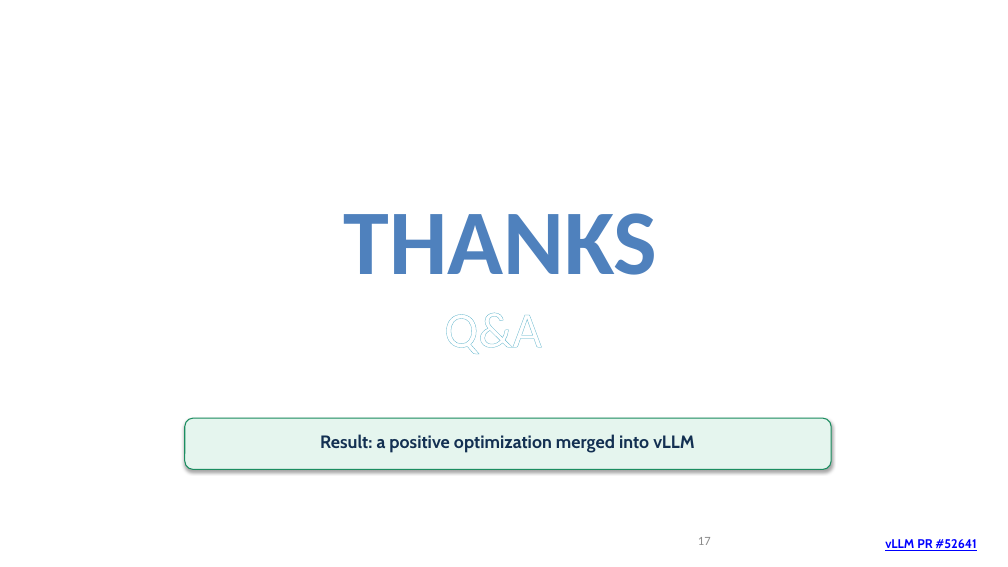
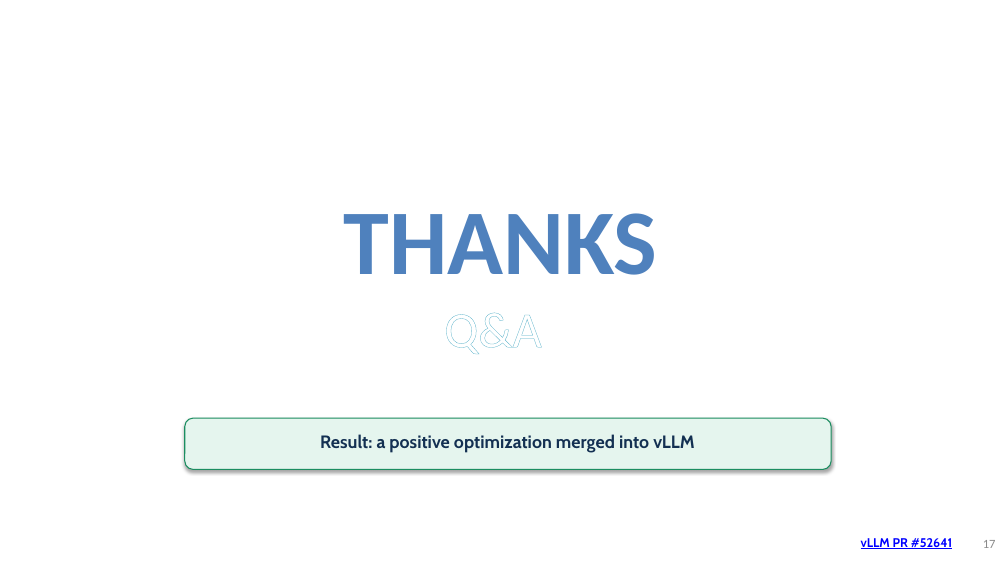
Before and after one commit to DOCCA0/vllm, a slide deck: slide 17 of benchmarks/eplb_rebalance/presentation/eplb_migration_batching.pptx. Drawn at 1008x567 pixels with LibreOffice and Linux fonts; fonts in the diff are those of the drawing. Boxes give left, top, right and bottom in pixels: in the first picture for what was removed or moved away, otherwise in the second. Text is boxed around its words. In the diff, an @@ line names an element or a change of style, - is before the commit and + after.

```diff
--- a/benchmarks/eplb_rebalance/presentation/eplb_migration_batching.pptx
+++ b/benchmarks/eplb_rebalance/presentation/eplb_migration_batching.pptx
@@ page number: place and size @@
-page number at box(698, 537, 711, 545)
+page number at box(983, 540, 996, 548)
@@ text "vLLM PR #52641": place and size @@
-text "vLLM PR #52641" at box(885, 538, 976, 552)
+text "vLLM PR #52641" at box(861, 538, 952, 549)
```
Also in this commit, not shown: 16 other slides changed, 7 other files.
